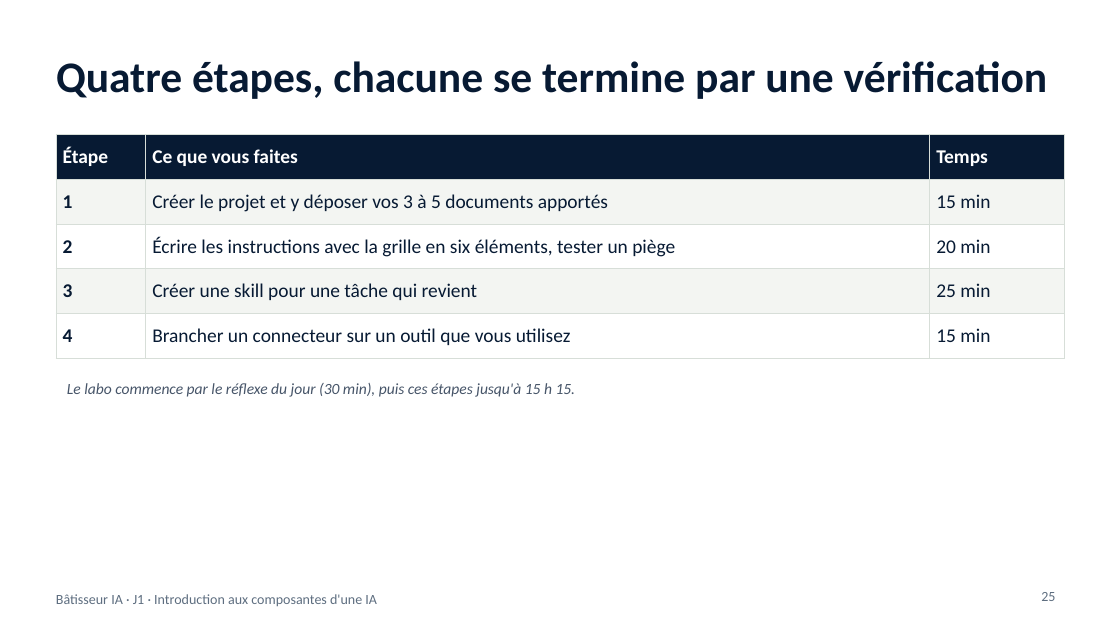
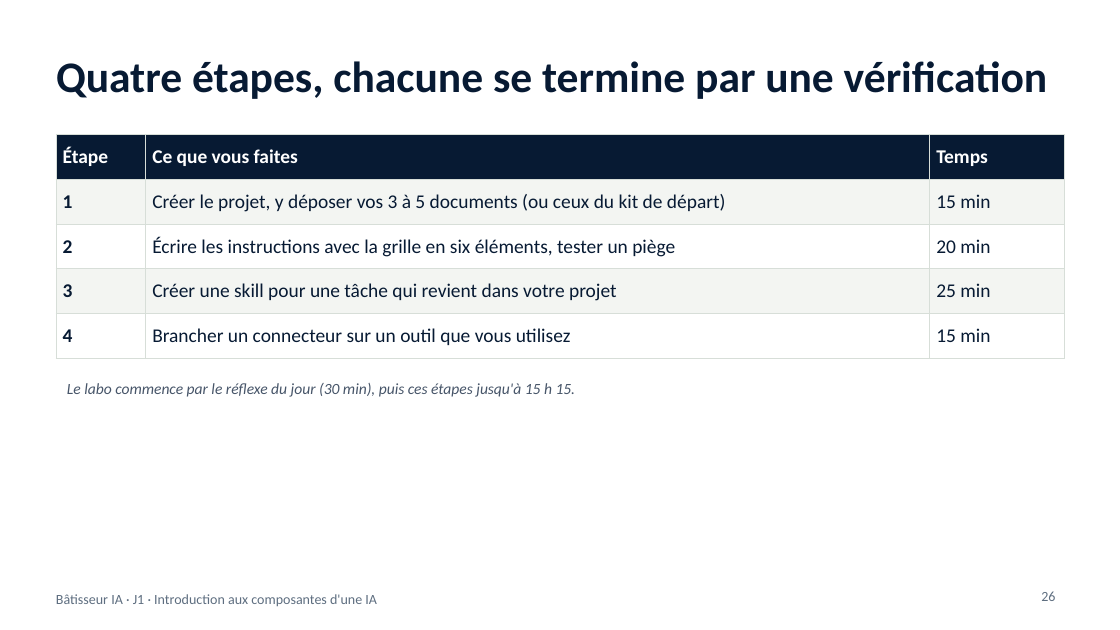
Before and after one commit to benyG/cisspbootcamp, a slide deck: slide 26 of content/library/files/Batisseur-IA-J1.pptx (slide 25 before the commit). Drawn at 1120x630 pixels with LibreOffice and Linux fonts; fonts in the diff are those of the drawing. Boxes give left, top, right and bottom in pixels: in the first picture for what was removed or moved away, otherwise in the second. Text is boxed around its words. In the diff, an @@ line names an element or a change of style, - is before the commit and + after.

```diff
--- a/content/library/files/Batisseur-IA-J1.pptx
+++ b/content/library/files/Batisseur-IA-J1.pptx
@@ table at [56, 134, 1064, 358] @@
-row 2, column 2: Créer le projet et y déposer vos 3 à 5 documents apportés
+row 2, column 2: Créer le projet, y déposer vos 3 à 5 documents (ou ceux du kit de départ)
-row 4, column 2: Créer une skill pour une tâche qui revient
+row 4, column 2: Créer une skill pour une tâche qui revient dans votre projet
```
Also in this commit, not shown: 12 other slides changed, 1 slide added, 6 other files.
